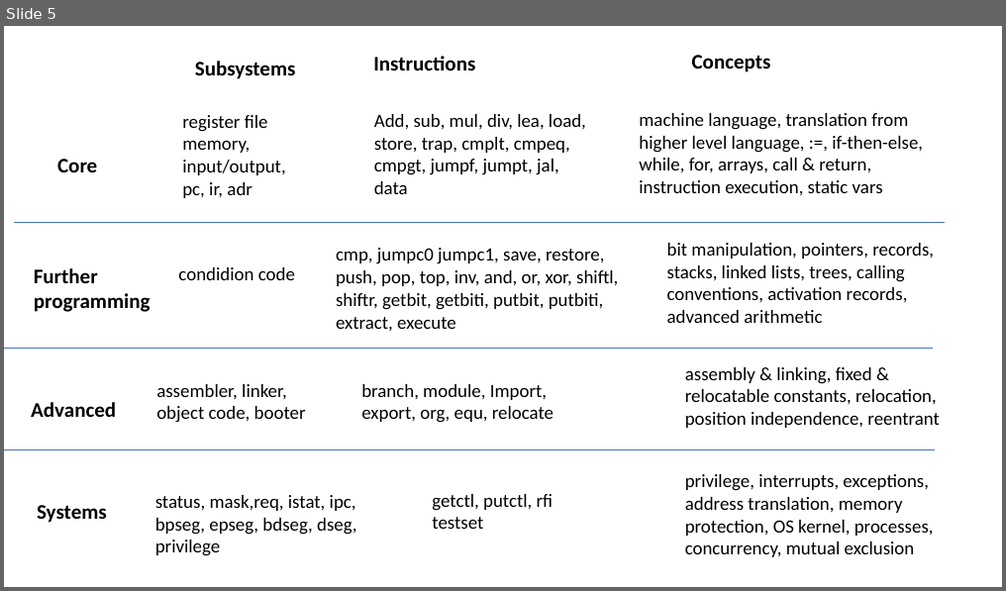
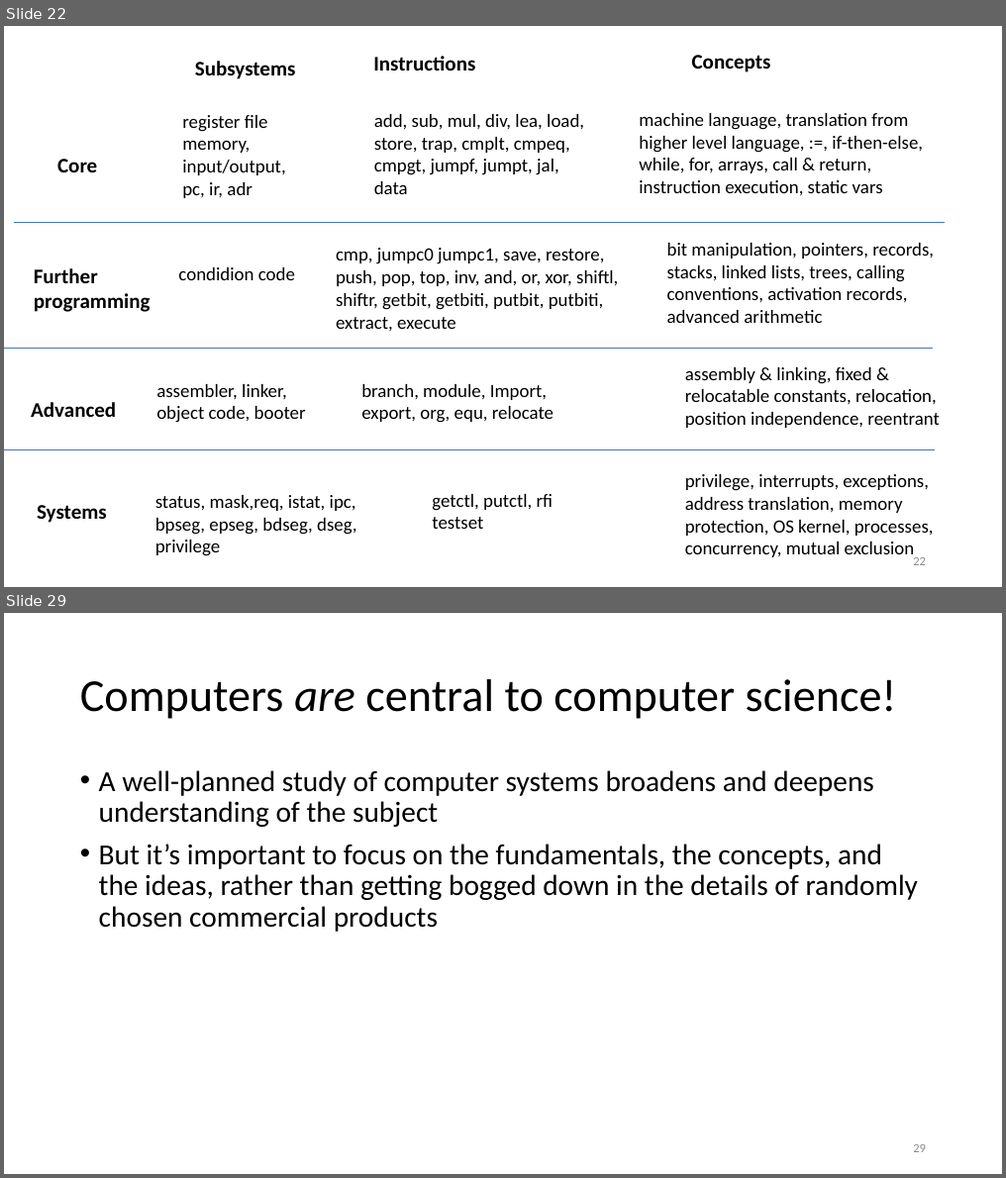
Before and after one commit to jtod/jtod.github.io, a slide deck: home/Sigma16/dev/docs/papers/Computer systems with Sigma16 and Hydra.pptx. Shown one above the other, each under a label of ours: slide 5 before the commit, slides 22 and 29 after it; the slides between them are not shown. The pictures are 1006x591 and 1006x1178 pixels, drawn with LibreOffice and Linux fonts; fonts in the diff are those of the drawing. Boxes give left, top, right and bottom in pixels: in the first picture for what was removed or moved away, otherwise in the second. Text is boxed around its words. In the diff, an @@ line names an element or a change of style, - is before the commit and + after.

```diff
--- a/home/Sigma16/dev/docs/papers/Computer systems with Sigma16 and Hydra.pptx
+++ b/home/Sigma16/dev/docs/papers/Computer systems with Sigma16 and Hydra.pptx
@@ slide 29 added at (4, 613, 1002, 1174), background #FFFFFF @@
@@ title added at (80, 679, 897, 719), 44 pt, text #000000 @@
+Computers are central to computer science!
@@ text added at (99, 770, 919, 932), 28 pt, text #000000 @@
+• A well-planned study of computer systems broadens and deepens understanding of the subject
+• But it’s important to focus on the fundamentals, the concepts, and the ideas, rather than getting bogged down in the details of randomly chosen commercial products
@@ page number added at (913, 1145, 926, 1153), 12 pt, text #8C8C8C @@
+29
@@ what was slide 5 is now slide 22 @@
@@ slide 22 changed as well @@
@@ text at (374, 114, 584, 194): text changed @@
-Add, sub, mul, div, lea, load, store, trap, cmplt, cmpeq, cmpgt, jumpf, jumpt, jal, data
+add, sub, mul, div, lea, load, store, trap, cmplt, cmpeq, cmpgt, jumpf, jumpt, jal, data
@@ page number added at (913, 558, 926, 566), 12 pt, text #8C8C8C @@
+22
```
Also in this commit, not shown: 2 other slides changed, 24 other slides added, 1 slide removed, 11 other files.
